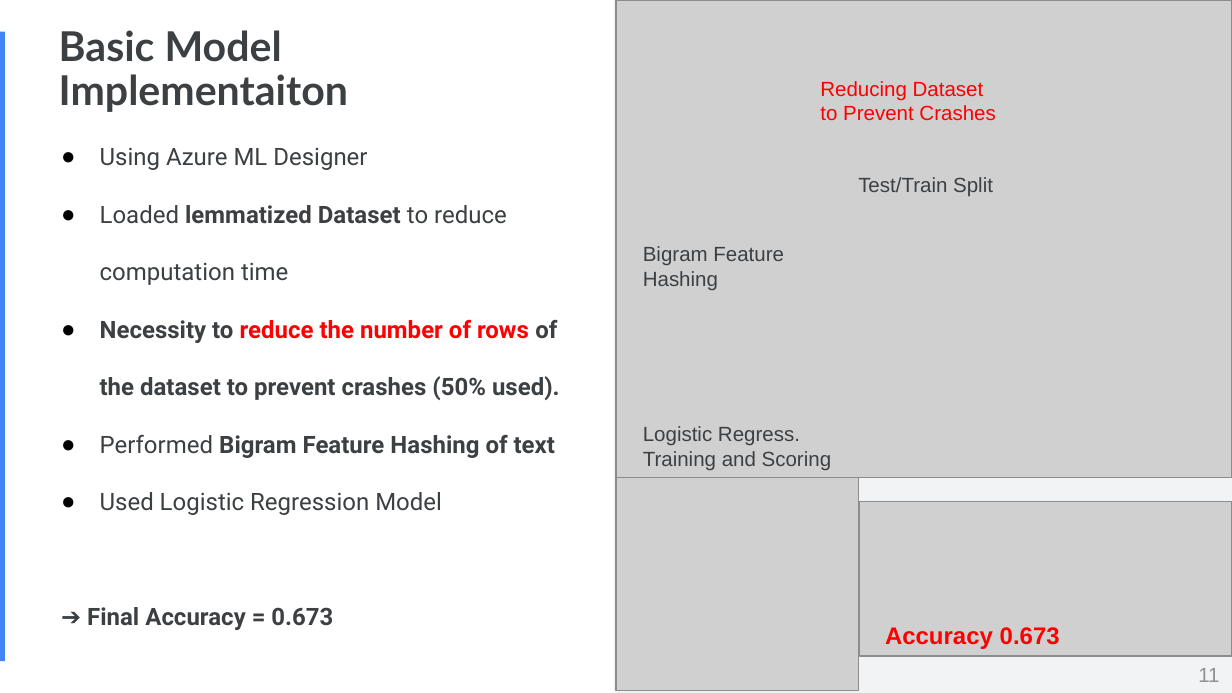
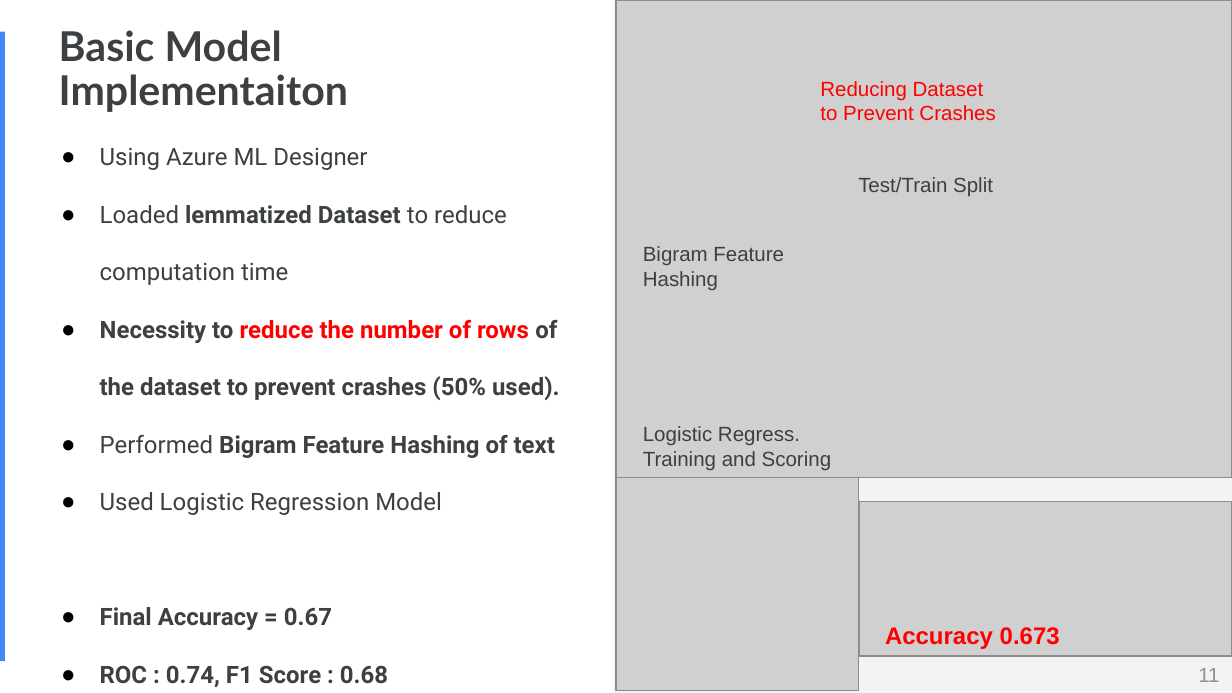
Before and after one commit to Faskill/Twitter-Sentiment-Analysis, a slide deck: slide 11 of P7_04_Presentation.pptx. Drawn at 1232x693 pixels with LibreOffice and Linux fonts; fonts in the diff are those of the drawing; grey boxes stand for pictures. Boxes give left, top, right and bottom in pixels: in the first picture for what was removed or moved away, otherwise in the second. Text is boxed around its words. In the diff, an @@ line names an element or a change of style, - is before the commit and + after.

```diff
--- a/P7_04_Presentation.pptx
+++ b/P7_04_Presentation.pptx
@@ text at (100, 607, 388, 687): text changed @@
-➔ Final Accuracy = 0.673
+● Final Accuracy = 0.67
+● ROC : 0.74, F1 Score : 0.68
```
Also in this commit, not shown: 4 other slides changed.
